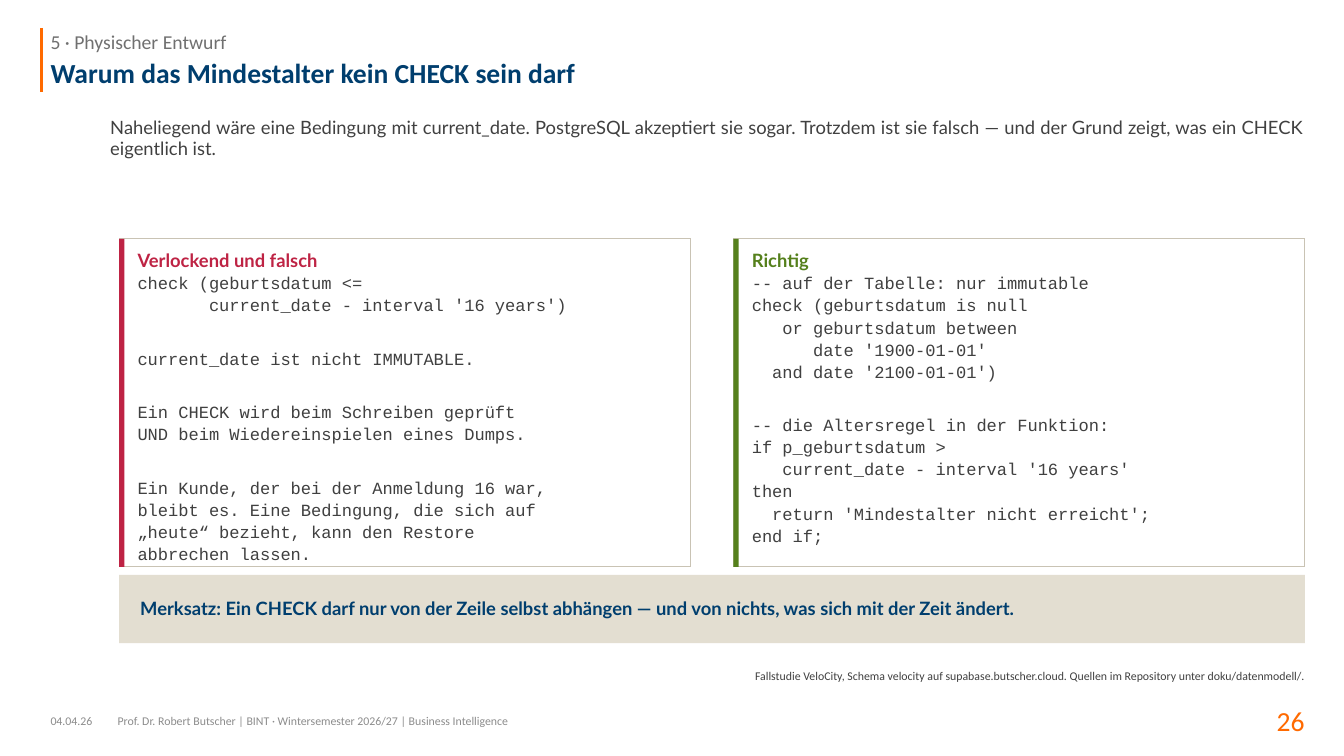
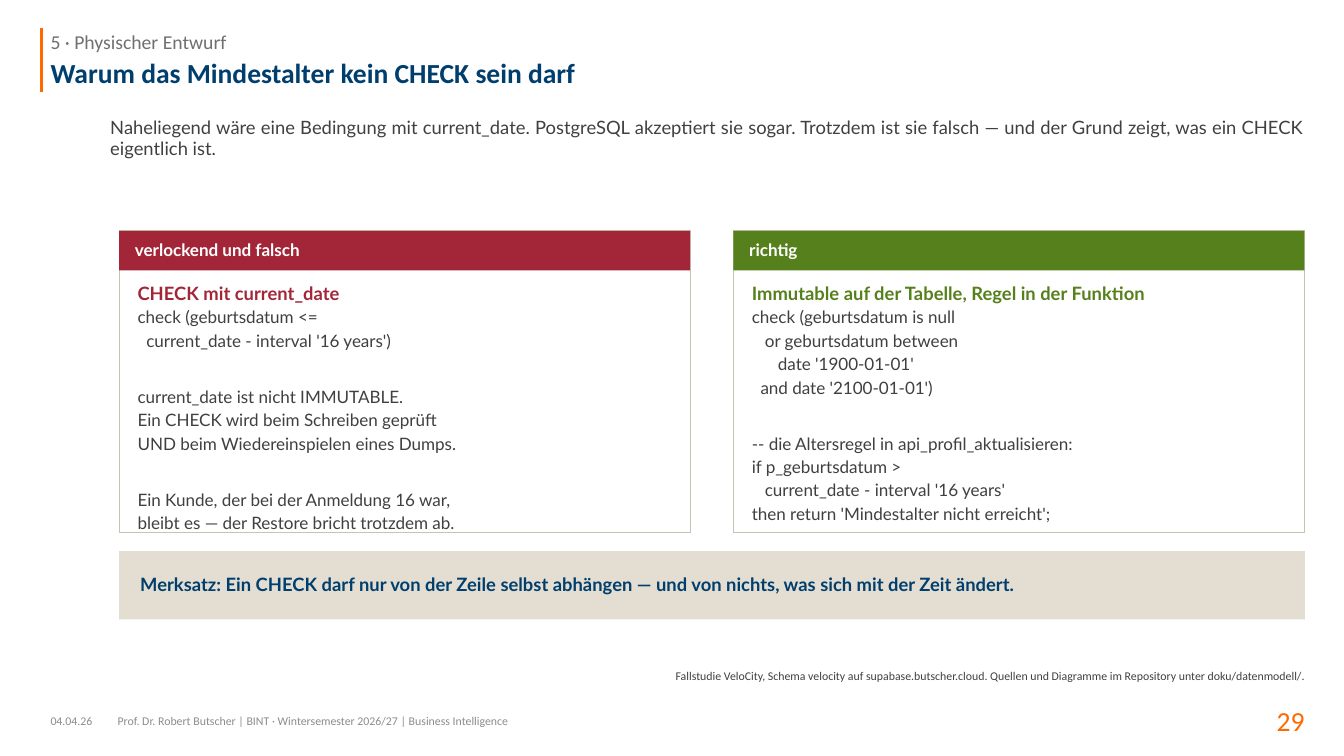
Before and after one commit to swrobuts/velocity-fallstudie, a slide deck: slide 29 of slides/velocity-datenbankentwurf.pptx (slide 26 before the commit). Drawn at 1344x756 pixels with LibreOffice and Linux fonts; fonts in the diff are those of the drawing. Boxes give left, top, right and bottom in pixels: in the first picture for what was removed or moved away, otherwise in the second. Text is boxed around its words. In the diff, an @@ line names an element or a change of style, - is before the commit and + after.

```diff
--- a/slides/velocity-datenbankentwurf.pptx
+++ b/slides/velocity-datenbankentwurf.pptx
@@ rectangle: place and size @@
-rectangle at (119,239,690,567)
+rectangle at (119,231,690,532)
@@ rectangle removed at (119,239,125,567) @@
@@ rectangle added at (119,231,690,270), fill #A32638 @@
@@ rectangle: place and size @@
-rectangle at (733,239,1304,567)
+rectangle at (733,231,1304,532)
@@ rectangle removed at (733,239,739,567) @@
@@ rectangle added at (733,231,1304,270), fill #55801C @@
@@ text added at (135,243,299,256), 13 pt, text #FFFFFF, bold @@
+verlockend und falsch
@@ text added at (749,243,797,259), 13 pt, text #FFFFFF, bold @@
+richtig
@@ text at (138,286,340,303): text changed; text colour #BE2344 to #A32638 @@
-Verlockend und falsch
+CHECK mit current_date
@@ text "CHECK mit current_date": place and size @@
-text "CHECK mit current_date" at (138,253,567,560)
+text "CHECK mit current_date" at (138,286,456,533)
@@ text at (752,286,1145,304): text changed; size 13 to 14 pt; font Courier New to Lato; text colour #404040 to #55801C; bold on @@
-Richtig
--- auf der Tabelle: nur immutable
+Immutable auf der Tabelle, Regel in der Funktion
@@ text "Immutable auf der Tabelle, Regel ...": place and size @@
-text "Immutable auf der Tabelle, Regel ..." at (752,253,1150,545)
+text "Immutable auf der Tabelle, Regel ..." at (752,286,1145,522)
@@ text at (138,310,456,509): font Courier New to Lato in "check (geburtsdatum <=", "current_date - interval '16 years')", "current_date ist nicht IMMUTABLE.", "Ein CHECK wird beim Schreiben geprüft" and 2 more places; more space between paragraphs @@
@@ text at (752,310,1005,499): font Courier New to Lato in "check (geburtsdatum is null", "or geburtsdatum between", "date '1900-01-01'", "and date '2100-01-01')" and 2 more places; more space between paragraphs @@
@@ text at (769,437,1073,453): text changed; font Courier New to Lato @@
--- die Altersregel in der Funktion:
+-- die Altersregel in api_profil_aktualisieren:
@@ text at (752,507,1051,522): text changed; font Courier New to Lato @@
-then
-return 'Mindestalter nicht erreicht';
-end if;
+then return 'Mindestalter nicht erreicht';
@@ text at (138,516,454,533): text changed; font Courier New to Lato @@
-bleibt es. Eine Bedingung, die sich auf
-„heute“ bezieht, kann den Restore
-abbrechen lassen.
+bleibt es — der Restore bricht trotzdem ab.
@@ rectangle: place and size @@
-rectangle at (119,575,1305,643)
+rectangle at (119,551,1305,619)
@@ text "Merksatz: Ein CHECK darf nur ...": place and size @@
-text "Merksatz: Ein CHECK darf nur ..." at (140,601,1014,619)
+text "Merksatz: Ein CHECK darf nur ..." at (140,577,1014,595)
@@ text at (676,672,1305,682): text changed @@
-Fallstudie VeloCity, Schema velocity auf supabase.butscher.cloud. Quellen im Repository unter doku/datenmodell/.
+Fallstudie VeloCity, Schema velocity auf supabase.butscher.cloud. Quellen und Diagramme im Repository unter doku/datenmodell/.
@@ page number at (1277,713,1305,731): text changed @@
-26
+29
```
Also in this commit, not shown: 20 other slides changed, 22 slides added, 18 slides removed, 39 other files.
